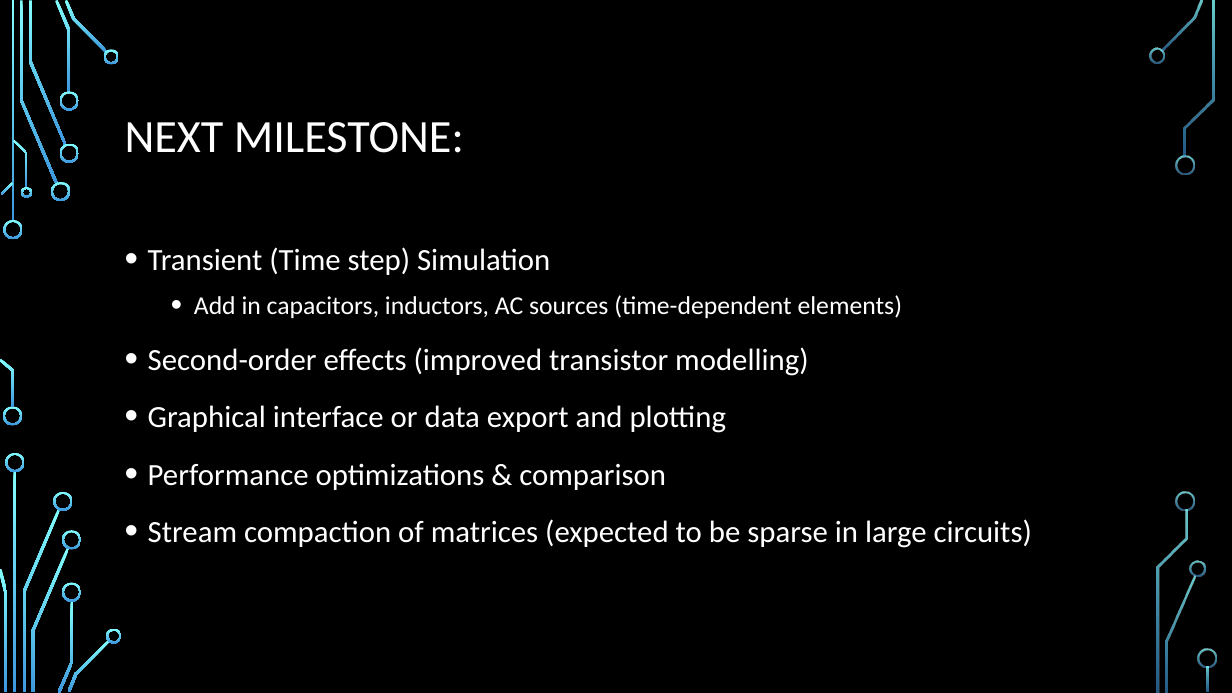
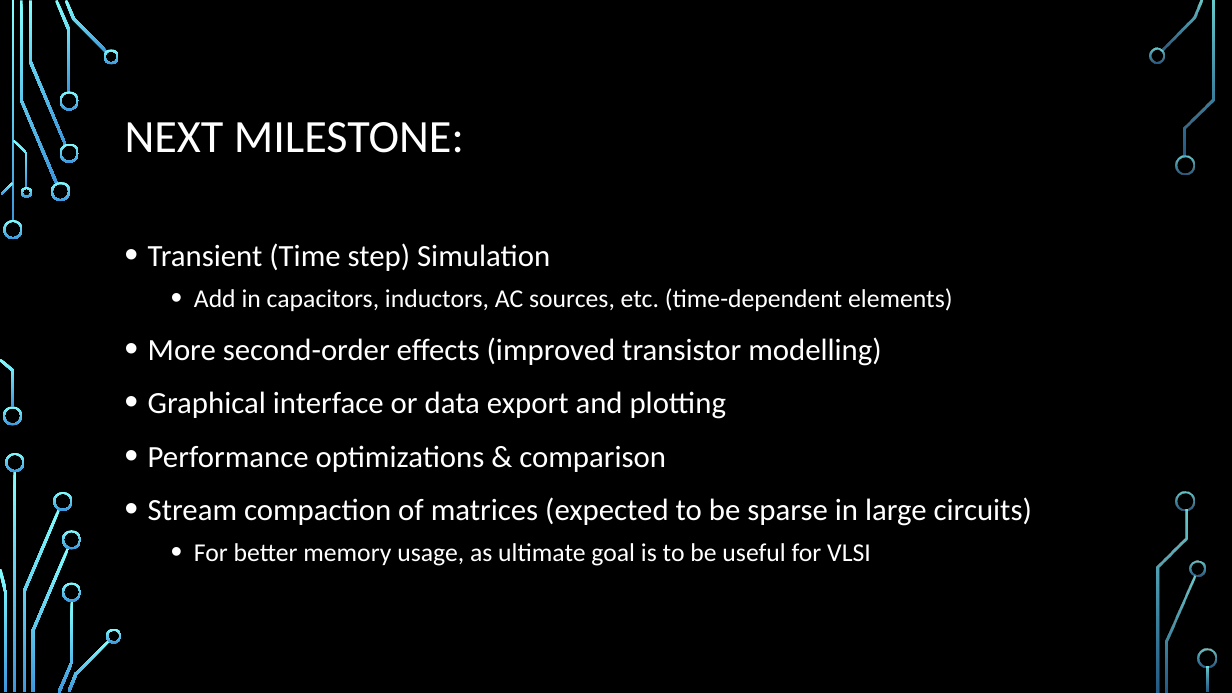
Before and after one commit to risia/CUDA-SPICE-Circuit-Sim, a slide deck: slide 7 of Milestones/Milestone2Presentation.pptx. Drawn at 1232x693 pixels with LibreOffice and Linux fonts; fonts in the diff are those of the drawing; background and template pictures are left out. Boxes give left, top, right and bottom in pixels: in the first picture for what was removed or moved away, otherwise in the second. Text is boxed around its words. In the diff, an @@ line names an element or a change of style, - is before the commit and + after.

```diff
--- a/Milestones/Milestone2Presentation.pptx
+++ b/Milestones/Milestone2Presentation.pptx
@@ text at (148,243,1032,526): line spacing 1.2 to 1.1 @@
@@ text at (148,288,952,366): text changed @@
-  • Add in capacitors, inductors, AC sources (time-dependent elements)
-• Second-order effects (improved transistor modelling)
+  • Add in capacitors, inductors, AC sources, etc. (time-dependent elements)
+• More second-order effects (improved transistor modelling)
@@ text at (194,543,871,566): paragraph added @@
+  • For better memory usage, as ultimate goal is to be useful for VLSI
```
Also in this commit, not shown: 3 other slides changed, 3 other files.
